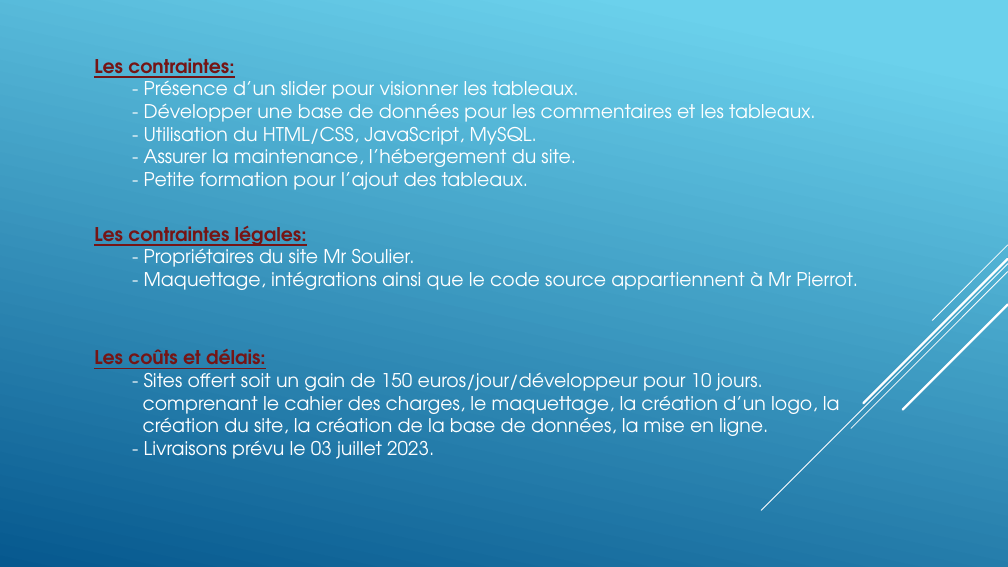
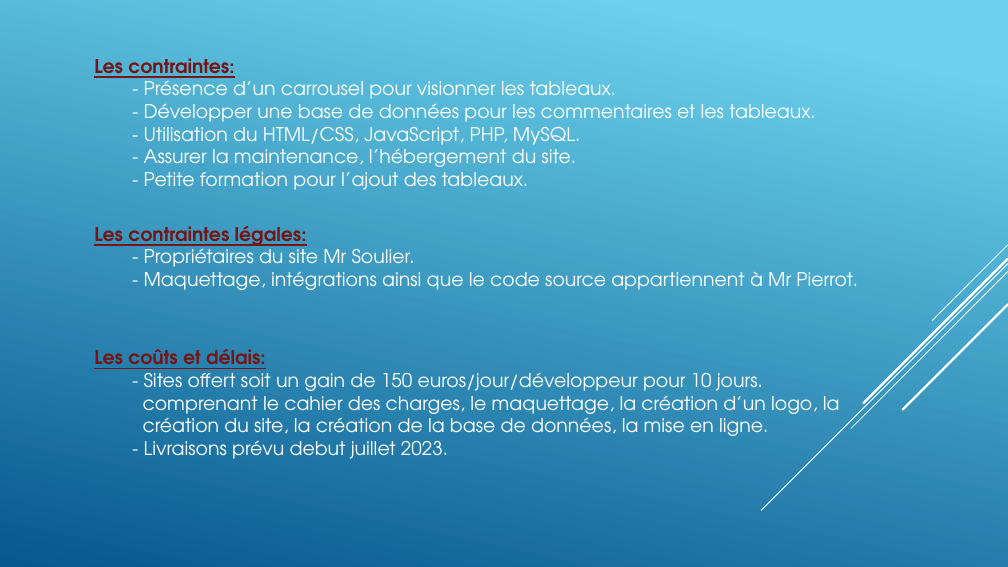
Before and after one commit to GillesP-dev/FilRouge, a slide deck: slide 15 of CDC/L_artiste.pptx. Drawn at 1008x567 pixels with LibreOffice and Linux fonts; fonts in the diff are those of the drawing. Boxes give left, top, right and bottom in pixels: in the first picture for what was removed or moved away, otherwise in the second. Text is boxed around its words. In the diff, an @@ line names an element or a change of style, - is before the commit and + after.

```diff
--- a/CDC/L_artiste.pptx
+++ b/CDC/L_artiste.pptx
@@ text at (144, 76, 616, 99): text changed @@
-  - Présence d’un slider pour visionner les tableaux.
+  - Présence d’un carrousel pour visionner les tableaux.
@@ text at (144, 121, 580, 145): text changed @@
-  - Utilisation du HTML/CSS, JavaScript, MySQL.
+  - Utilisation du HTML/CSS, JavaScript, PHP, MySQL.
@@ text at (144, 440, 448, 459): text changed @@
-- Livraisons prévu le 03 juillet 2023.
+- Livraisons prévu debut juillet 2023.
```
Also in this commit, not shown: 3 other slides changed, 8 other files.
